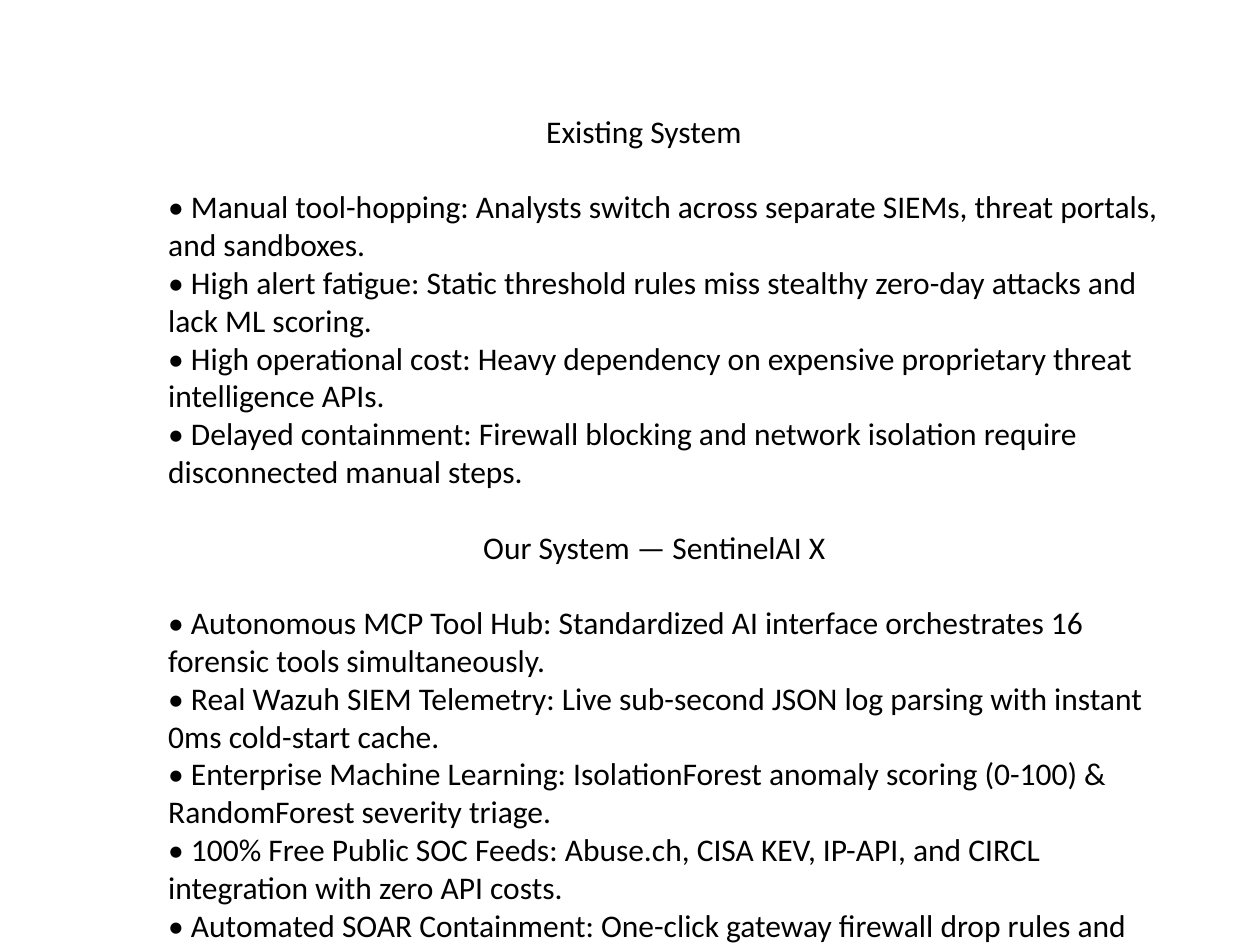
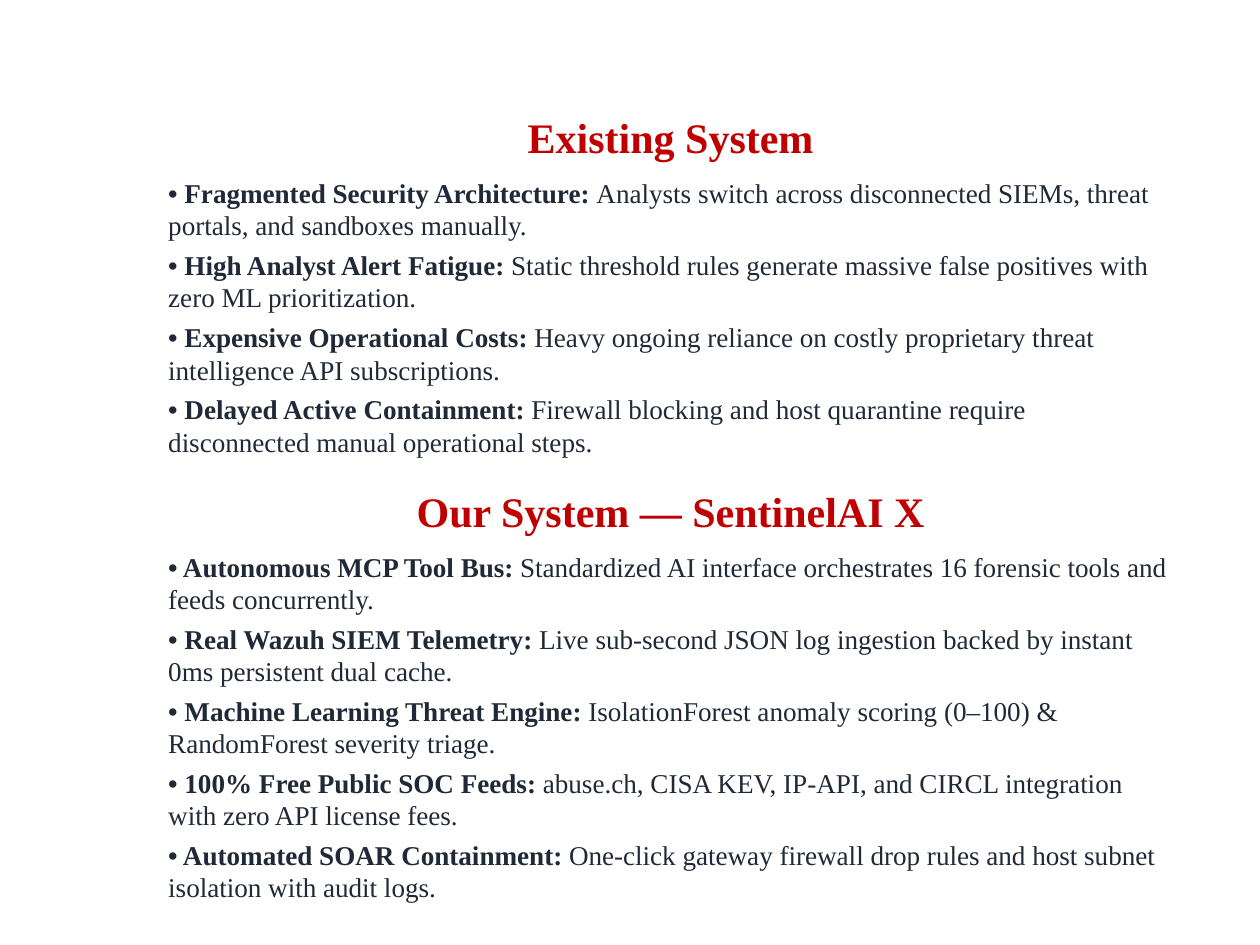
Before and after one commit to MatheshT/mcp-security-copilot, a slide deck: slide 4 of sem5_mcp_soc_copilot_presentation_updated.pptx. Drawn at 1260x945 pixels with LibreOffice and Linux fonts; fonts in the diff are those of the drawing. Boxes give left, top, right and bottom in pixels: in the first picture for what was removed or moved away, otherwise in the second. Text is boxed around its words. In the diff, an @@ line names an element or a change of style, - is before the commit and + after.

Commit message:
docs(presentation): align typography, margins, justification, and workflow diagram across all 11 slides

```diff
--- a/sem5_mcp_soc_copilot_presentation_updated.pptx
+++ b/sem5_mcp_soc_copilot_presentation_updated.pptx
@@ text at <box>417,124,924,536</box>: size 18 to 24 pt, font Calibri to Times New Roman, bold on in "Existing System", "Our System — SentinelAI X"; text colour none to #C00000 in "Existing System"; text colour #000000 to #C00000 in "Our System — SentinelAI X"; alignment left to centre; more space between paragraphs @@
@@ text at <box>168,184,1149,457</box>: text changed; size 18 to 15.5 pt; font Calibri to Times New Roman; text colour #000000 to #1F2937 @@
-• Manual tool-hopping: Analysts switch across separate SIEMs, threat portals, and sandboxes.
-• High alert fatigue: Static threshold rules miss stealthy zero-day attacks and lack ML scoring.
-• High operational cost: Heavy dependency on expensive proprietary threat intelligence APIs.
-• Delayed containment: Firewall blocking and network isolation require disconnected manual steps.
+• Fragmented Security Architecture: Analysts switch across disconnected SIEMs, threat portals, and sandboxes manually.
+• High Analyst Alert Fatigue: Static threshold rules generate massive false positives with zero ML prioritization.
+• Expensive Operational Costs: Heavy ongoing reliance on costly proprietary threat intelligence API subscriptions.
+• Delayed Active Containment: Firewall blocking and host quarantine require disconnected manual operational steps.
@@ text at <box>168,558,1166,903</box>: text changed; size 18 to 15.5 pt; font Calibri to Times New Roman; text colour #000000 to #1F2937 @@
-• Autonomous MCP Tool Hub: Standardized AI interface orchestrates 16 forensic tools simultaneously.
-• Real Wazuh SIEM Telemetry: Live sub-second JSON log parsing with instant 0ms cold-start cache.
-• Enterprise Machine Learning: IsolationForest anomaly scoring (0-100) & RandomForest severity triage.
-• 100% Free Public SOC Feeds: Abuse.ch, CISA KEV, IP-API, and CIRCL integration with zero API costs.
-• Automated SOAR Containment: One-click gateway firewall drop rules and host subnet isolation.
+• Autonomous MCP Tool Bus: Standardized AI interface orchestrates 16 forensic tools and feeds concurrently.
+• Real Wazuh SIEM Telemetry: Live sub-second JSON log ingestion backed by instant 0ms persistent dual cache.
+• Machine Learning Threat Engine: IsolationForest anomaly scoring (0–100) & RandomForest severity triage.
+• 100% Free Public SOC Feeds: abuse.ch, CISA KEV, IP-API, and CIRCL integration with zero API license fees.
+• Automated SOAR Containment: One-click gateway firewall drop rules and host subnet isolation with audit logs.
```
Also in this commit, not shown: 9 other slides changed.
